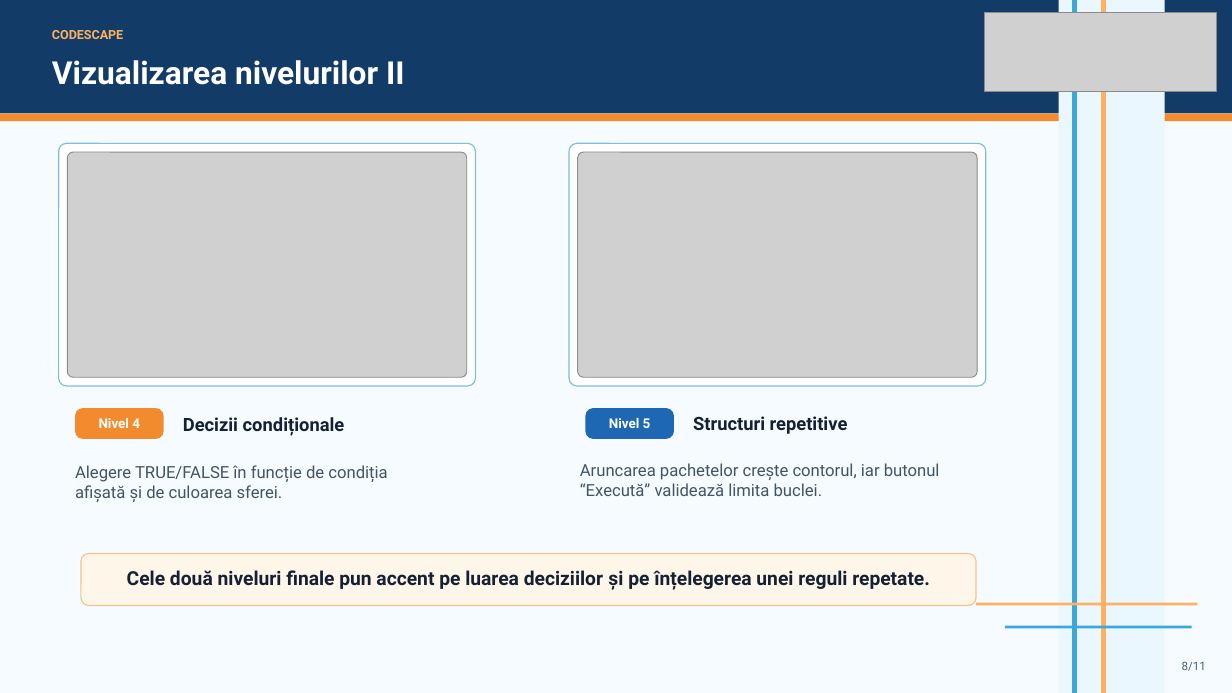
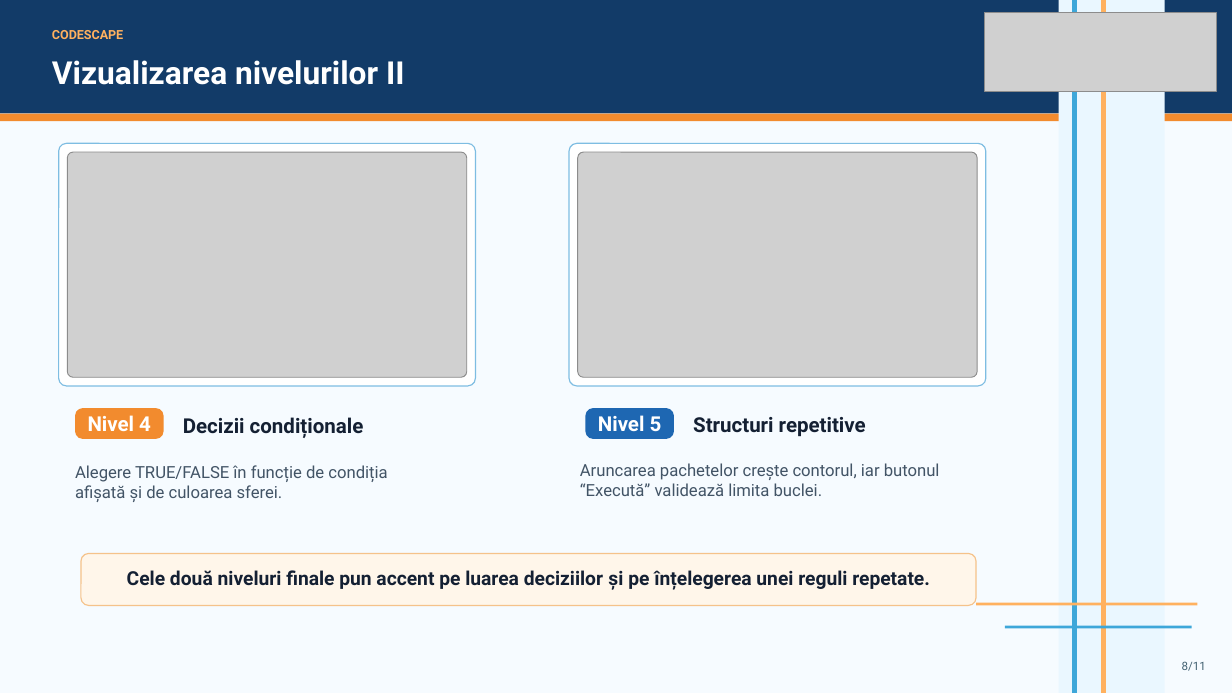
Before and after one commit to jurcaade/Lucrare-scrisa, a slide deck: slide 8 of CodeScape.pptx. Drawn at 1232x693 pixels with LibreOffice and Linux fonts; fonts in the diff are those of the drawing; grey boxes stand for pictures. Boxes give left, top, right and bottom in pixels: in the first picture for what was removed or moved away, otherwise in the second. Text is boxed around its words. In the diff, an @@ line names an element or a change of style, - is before the commit and + after.

```diff
--- a/CodeScape.pptx
+++ b/CodeScape.pptx
@@ rounded rectangle "Nivel 4" at (x1=75, y1=409, x2=164, y2=439): size 10.5 to 16 pt @@
@@ text "Decizii condiționale" at (x1=183, y1=417, x2=364, y2=438): size 14.2 to 16 pt @@
@@ rounded rectangle "Nivel 5" at (x1=586, y1=409, x2=675, y2=439): size 10.5 to 16 pt @@
@@ text "Structuri repetitive" at (x1=693, y1=417, x2=866, y2=436): size 14.2 to 16 pt @@
```
Also in this commit, not shown: 5 other slides changed.
